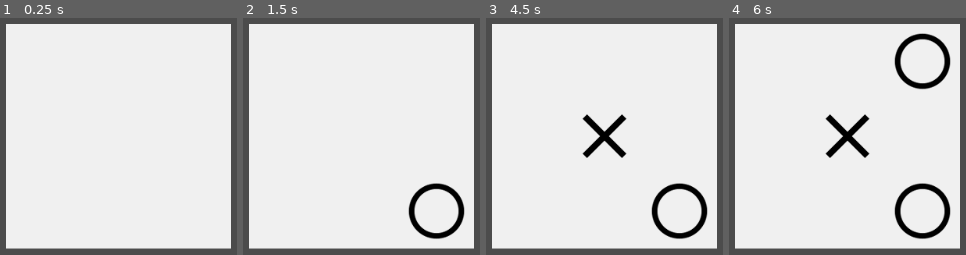
Above: before the commit, frames 1-4 (left to right).
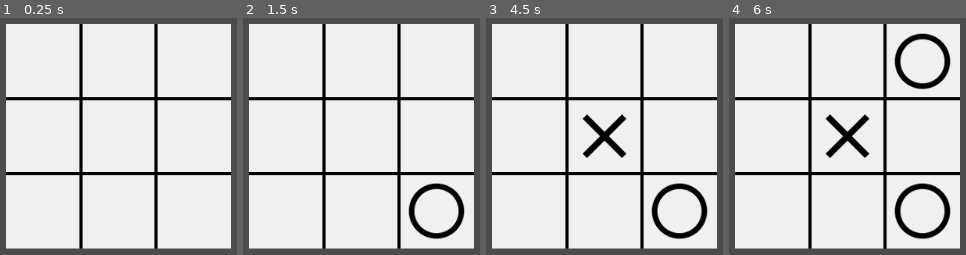
Above: after the commit, the same moments.

Repository: vivisuke/TicTacToe
Game: Godot game, scene res://MainScene.tscn
Same seed, same stepped clock (60 frames per second), same inputs: the game is played once before the commit and once after it.
Inputs (mouse positions are in pixels of both pictures, inside the frame that each line leads up to):
- Up to frame 1 (0.25 s): no input
- Up to frame 2 (1.5 s): tap Enter at 0.5 s; move the mouse to (outside the picture) at 0.52 s; click (outside the picture) at 0.67 s; tap Space at 1.25 s; move the mouse to (413, 205) at 1.27 s; click (413, 205) at 1.42 s
- Up to frame 3 (4.5 s): tap Enter at 2, 3.5 s; move the mouse to (outside the picture) at 2.02 s; click (outside the picture) at 2.17 s; tap Space at 2.75, 4.25 s; move the mouse to (outside the picture) at 2.77 s; click (outside the picture) at 2.92 s; move the mouse to (outside the picture) at 3.52 s; click (outside the picture) at 3.67 s; move the mouse to (576, 112) at 4.27 s; click (576, 112) at 4.42 s
- Up to frame 4 (6 s): move the mouse to (outside the picture) at 5.02 s; click (outside the picture) at 5.17 s; move the mouse to (939, 65) at 5.77 s; click (939, 65) at 5.92 s

The runs differ from the first frame. In frame 1, 6.3% of the frame differs, in the area x 2-98%, y 2-98%; in frame 2, 6.3%; in frame 3, 6.3%; in frame 4, 6.3%.

Commit message:
0005 ◎ C 10/22 10/22 0.001│ToDo│盤面背景：グリッド表示

Diff:
--- /dev/null
+++ b/TicTacToe/Board.gd
@@ -0,0 +1,12 @@
+extends ColorRect
+
+const LINE_WIDTH = 4.0
+
+func _ready():
+	pass # Replace with function body.
+
+func _draw():
+	draw_line(Vector2(0, 96), Vector2(288, 96), Color.black, LINE_WIDTH)
+	draw_line(Vector2(0, 192), Vector2(288, 192), Color.black, LINE_WIDTH)
+	draw_line(Vector2(96, 0), Vector2(96, 288), Color.black, LINE_WIDTH)
+	draw_line(Vector2(192, 0), Vector2(192, 288), Color.black, LINE_WIDTH)
--- a/TicTacToe/MainScene.tscn
+++ b/TicTacToe/MainScene.tscn
@@ -1,8 +1,9 @@
-[gd_scene load_steps=5 format=2]
+[gd_scene load_steps=6 format=2]
 
 [ext_resource path="res://images/circle_black.png" type="Texture" id=1]
 [ext_resource path="res://images/close_black.png" type="Texture" id=2]
 [ext_resource path="res://MainScene.gd" type="Script" id=3]
+[ext_resource path="res://Board.gd" type="Script" id=4]
 
 [sub_resource type="TileSet" id=1]
 0/name = "circle_black.png 0"
@@ -43,6 +44,7 @@
 margin_right = 384.0
 margin_bottom = 384.0
 color = Color( 0.941176, 0.941176, 0.941176, 1 )
+script = ExtResource( 4 )
 __meta__ = {
 "_edit_use_anchors_": false
 }
Not shown, changed: TicTacToe.spr
